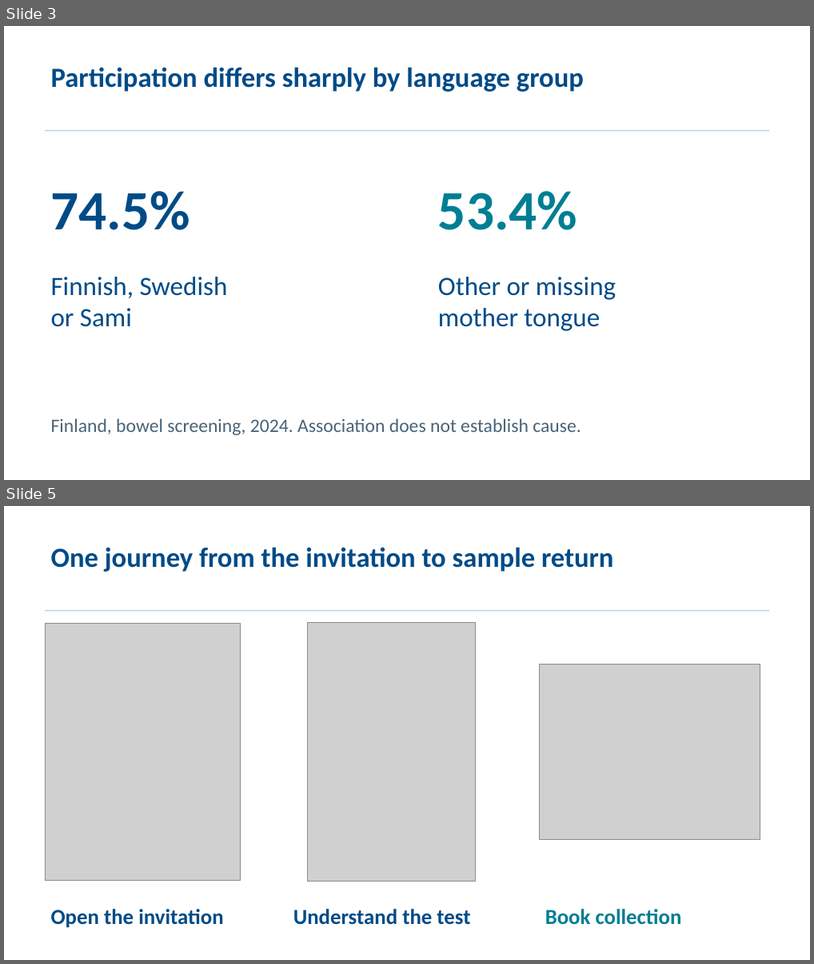
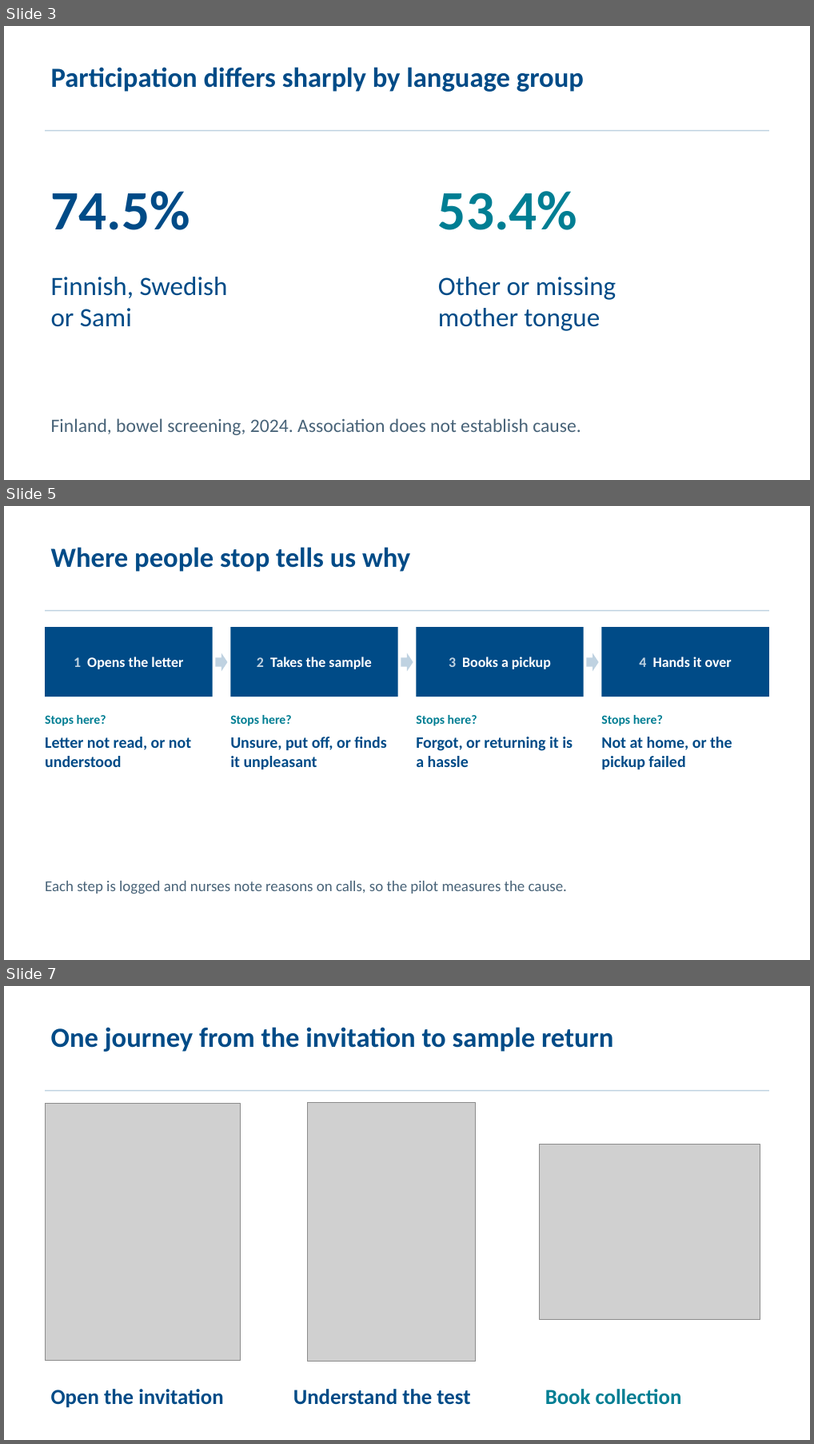
Before and after one commit to rromppanen/junction26, a slide deck: docs/pitch/farmagusta-screening-attendance.pptx. Shown one above the other, each under a label of ours: slides 3 and 5 before the commit, slides 3, 5 and 7 after it; the slides between them are not shown. The pictures are 814x964 and 814x1444 pixels, drawn with LibreOffice and Linux fonts; fonts in the diff are those of the drawing; grey boxes stand for pictures. Boxes give left, top, right and bottom in pixels: in the first picture for what was removed or moved away, otherwise in the second. Text is boxed around its words. In the diff, an @@ line names an element or a change of style, - is before the commit and + after.

```diff
--- a/docs/pitch/farmagusta-screening-attendance.pptx
+++ b/docs/pitch/farmagusta-screening-attendance.pptx
@@ slide 5 added at <box>4,506,810,960</box>, background #FFFFFF @@
@@ text added at <box>51,547,410,572</box>, 33 pt, text #004B87, bold @@
+Where people stop tells us why
@@ rectangle added at <box>45,610,770,612</box>, fill #BFD2E1 @@
@@ rectangle added at <box>45,627,213,696</box>, fill #004B87, 17 pt, text #FFFFFF, bold @@
+1 Opens the letter
@@ rectangle added at <box>231,627,398,696</box>, fill #004B87, 17 pt, text #FFFFFF, bold @@
+2 Takes the sample
@@ rectangle added at <box>417,627,584,696</box>, fill #004B87, 17 pt, text #FFFFFF, bold @@
+3 Books a pickup
@@ rectangle added at <box>602,627,770,696</box>, fill #004B87, 17 pt, text #FFFFFF, bold @@
+4 Hands it over
@@ right arrow added at <box>216,653,228,671</box>, fill #BFD2E1 @@
@@ right arrow added at <box>402,653,414,671</box>, fill #BFD2E1 @@
@@ right arrow added at <box>587,653,599,671</box>, fill #BFD2E1 @@
@@ text added at <box>45,715,191,767</box>, 19 pt, text #004B87, bold @@
+Stops here?
+Letter not read, or not understood
@@ text added at <box>230,715,386,769</box>, 19 pt, text #004B87, bold @@
+Stops here?
+Unsure, put off, or finds it unpleasant
@@ text added at <box>416,715,573,767</box>, 19 pt, text #004B87, bold @@
+Stops here?
+Forgot, or returning it is a hassle
@@ text added at <box>602,715,733,769</box>, 19 pt, text #004B87, bold @@
+Stops here?
+Not at home, or the pickup failed
@@ text added at <box>45,880,567,894</box>, 18 pt, text #486378 @@
+Each step is logged and nurses note reasons on calls, so the pilot measures the cause.
@@ what was slide 5 is now slide 7 @@
```
Also in this commit, not shown: 2 other slides added, 1 slide removed.
